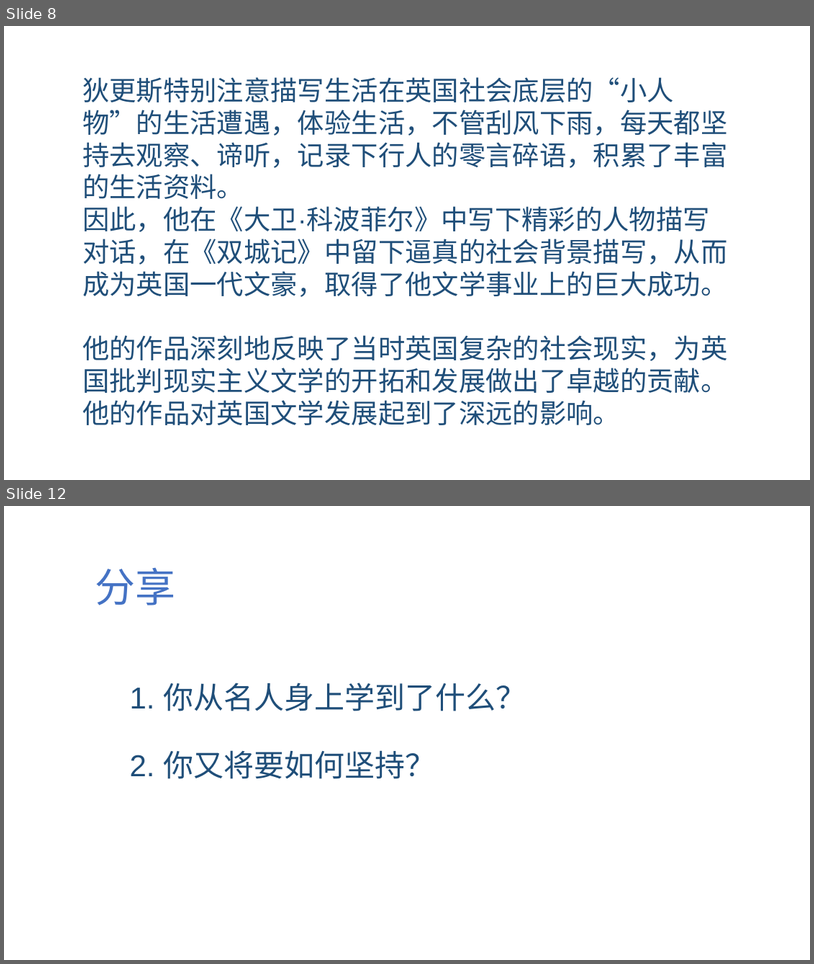
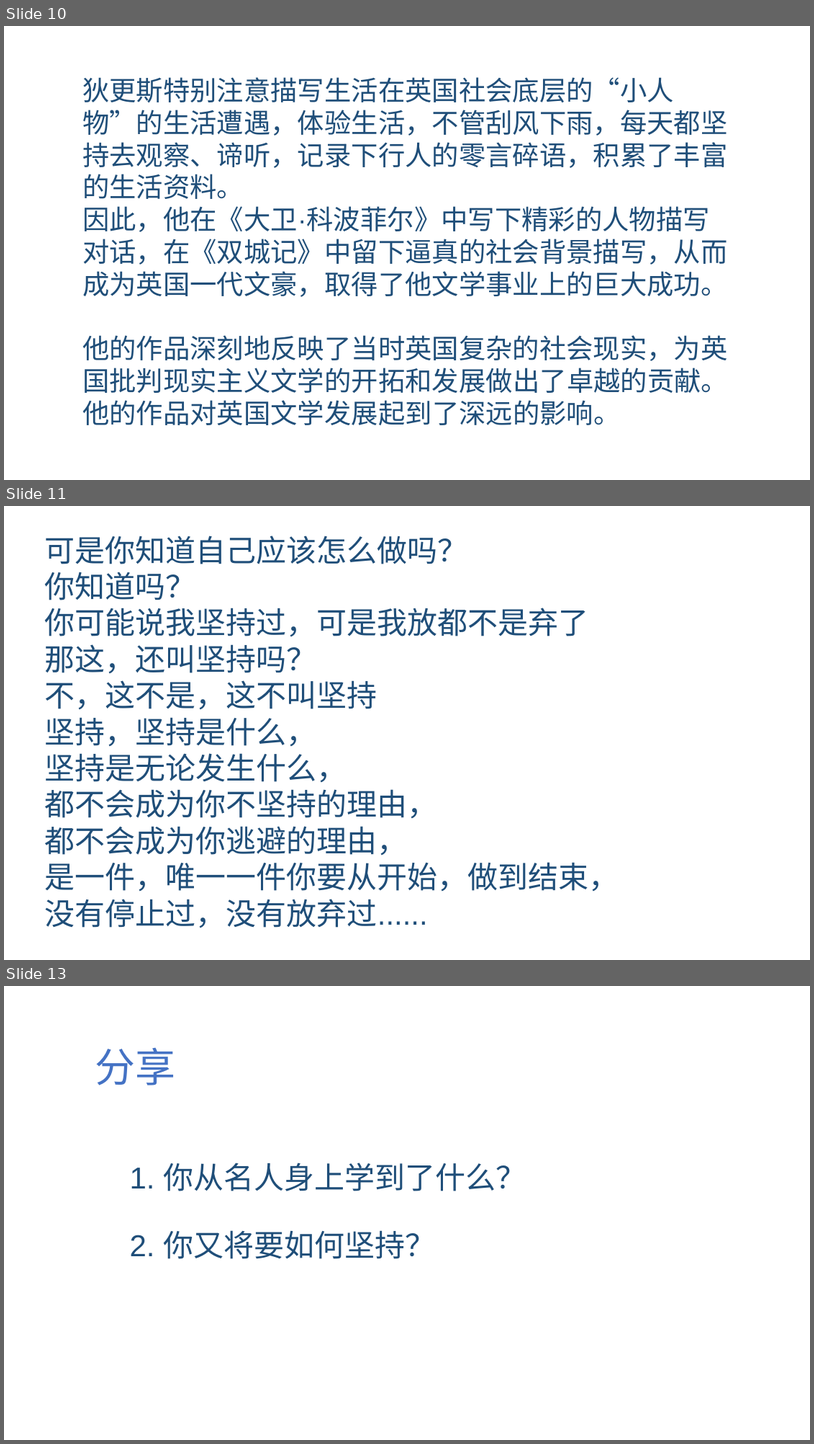
Before and after one commit to jeefies/ppt, a slide deck: 坚持.pptx. Shown one above the other, each under a label of ours: slides 8 and 12 before the commit, slides 10, 11 and 13 after it; the slides between them are not shown. The pictures are 814x964 and 814x1444 pixels, drawn with LibreOffice and Linux fonts; fonts in the diff are those of the drawing. Boxes give left, top, right and bottom in pixels: in the first picture for what was removed or moved away, otherwise in the second. Text is boxed around its words. In the diff, an @@ line names an element or a change of style, - is before the commit and + after.

```diff
--- a/坚持.pptx
+++ b/坚持.pptx
@@ slide 11 added at (4, 506, 810, 960), background #FFFFFF @@
@@ text added at (45, 536, 620, 928), 36 pt, text #1F4E79 @@
+可是你知道自己应该怎么做吗？
+你知道吗？
+你可能说我坚持过，可是我放都不是弃了
+那这，还叫坚持吗？
+不，这不是，这不叫坚持
+坚持，坚持是什么，
+坚持是无论发生什么，
+都不会成为你不坚持的理由，
+都不会成为你逃避的理由，
+是一件，唯一一件你要从开始，做到结束，
+没有停止过，没有放弃过......
@@ what was slide 8 is now slide 10 @@
@@ what was slide 12 is now slide 13 @@
```
Also in this commit, not shown: 2 other slides added, 2 slides removed, 1 other file.
